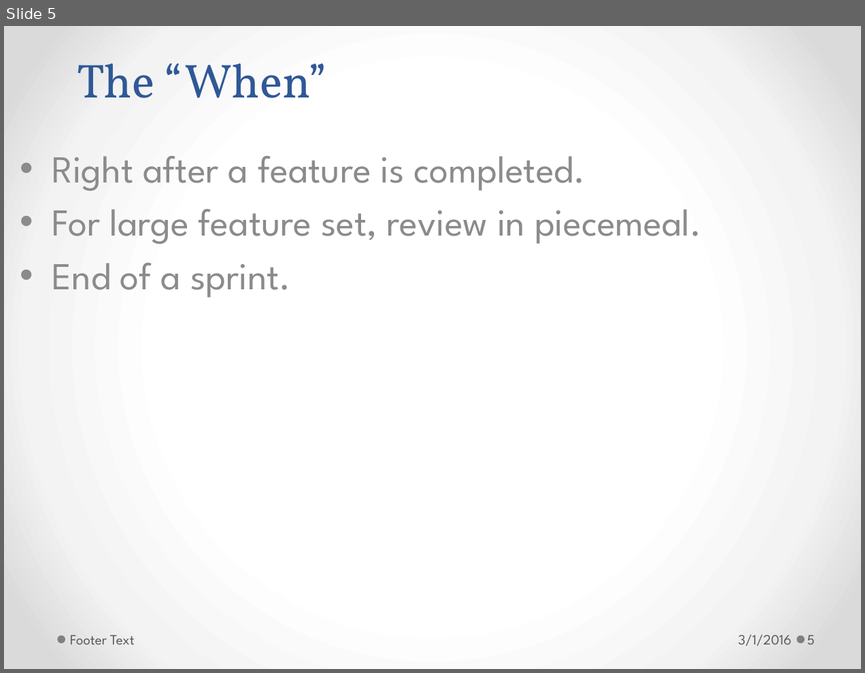
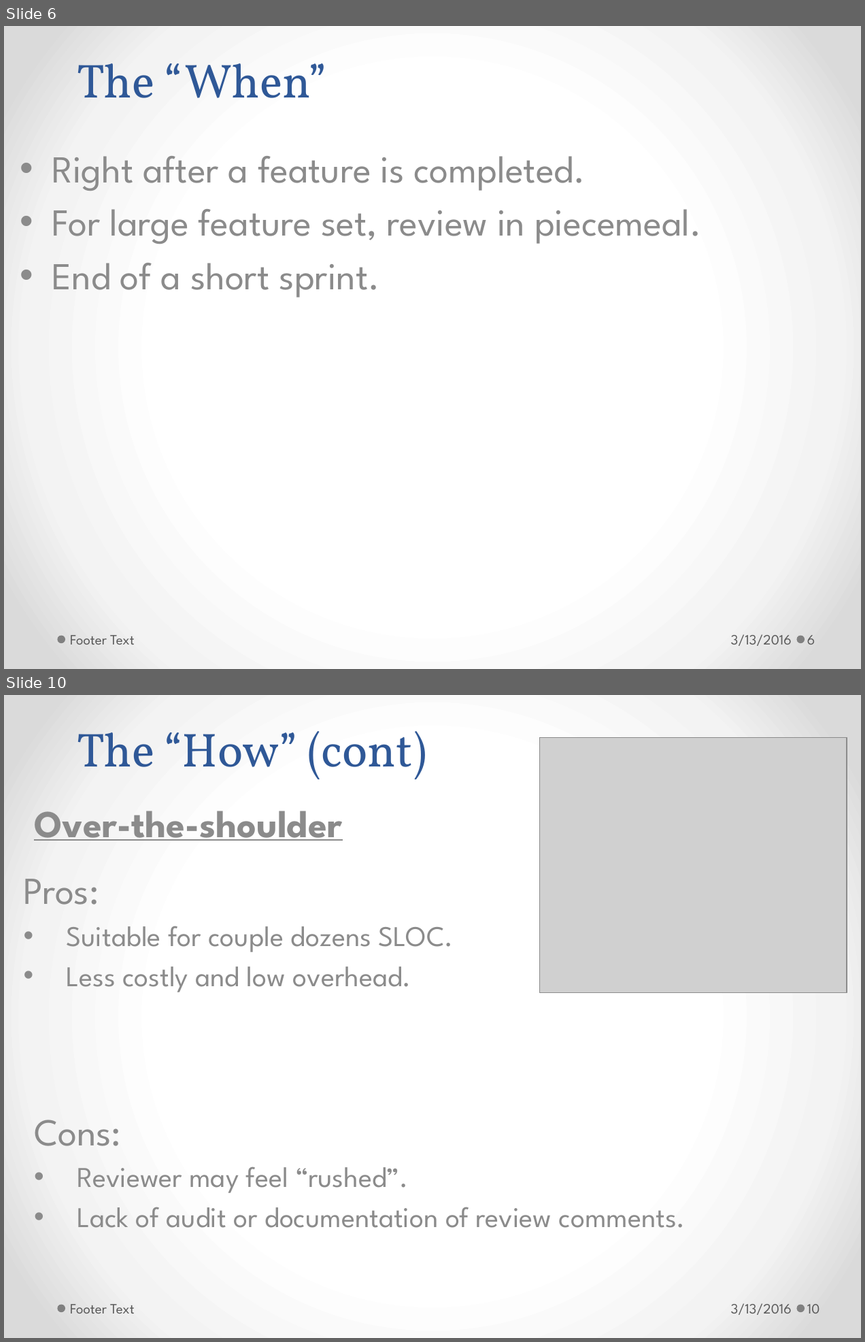
Before and after one commit to h-t-tran/brown, a slide deck: codereview/tech-presentation-effective-codereview.pptx. Shown one above the other, each under a label of ours: slide 5 before the commit, slides 6 and 10 after it; the slides between them are not shown. The pictures are 865x673 and 865x1342 pixels, drawn with LibreOffice and Linux fonts; fonts in the diff are those of the drawing; grey boxes stand for pictures. Boxes give left, top, right and bottom in pixels: in the first picture for what was removed or moved away, otherwise in the second. Text is boxed around its words. In the diff, an @@ line names an element or a change of style, - is before the commit and + after.

Commit message:
update code review slides

```diff
--- a/codereview/tech-presentation-effective-codereview.pptx
+++ b/codereview/tech-presentation-effective-codereview.pptx
@@ slide 10 added at <box>4,695,861,1338</box>, background gradient #FFFFFF to #F4F4F4 to #DADADA; not listed: 2 template elements that a slide beside it also shows @@
@@ title added at <box>77,731,426,779</box>, 40 pt, text #2F5897 @@
+The “How” (cont)
@@ picture added at <box>540,738,847,993</box> @@
@@ subtitle added at <box>34,811,342,841</box>, 32 pt, text #8C8C8C, bold, underline @@
+Over-the-shoulder
@@ text added at <box>24,879,453,992</box>, 24 pt, text #8C8C8C @@
+Pros:
+• Suitable for couple dozens SLOC.
+• Less costly and low overhead.
@@ text added at <box>34,1119,685,1227</box>, 24 pt, text #8C8C8C @@
+Cons:
+• Reviewer may feel “rushed”.
+• Lack of audit or documentation of review comments.
@@ text added at <box>70,1304,135,1313</box>, 12 pt, text #595959 @@
+Footer Text
@@ text added at <box>731,1303,791,1314</box>, 12 pt, text #595959 @@
+3/13/2016
@@ page number added at <box>807,1304,819,1313</box>, 12 pt, text #595959 @@
+10
@@ what was slide 5 is now slide 6 @@
@@ slide 6 changed as well @@
@@ subtitle at <box>52,263,380,297</box>: text changed @@
-• End of a sprint.
+• End of a short sprint.
@@ text at <box>731,634,791,645</box>: text changed @@
-3/1/2016
+3/13/2016
@@ page number at <box>807,635,815,644</box>: text changed @@
-5
+6
```
Also in this commit, not shown: 12 other slides changed, 4 other slides added, 2 other files.
